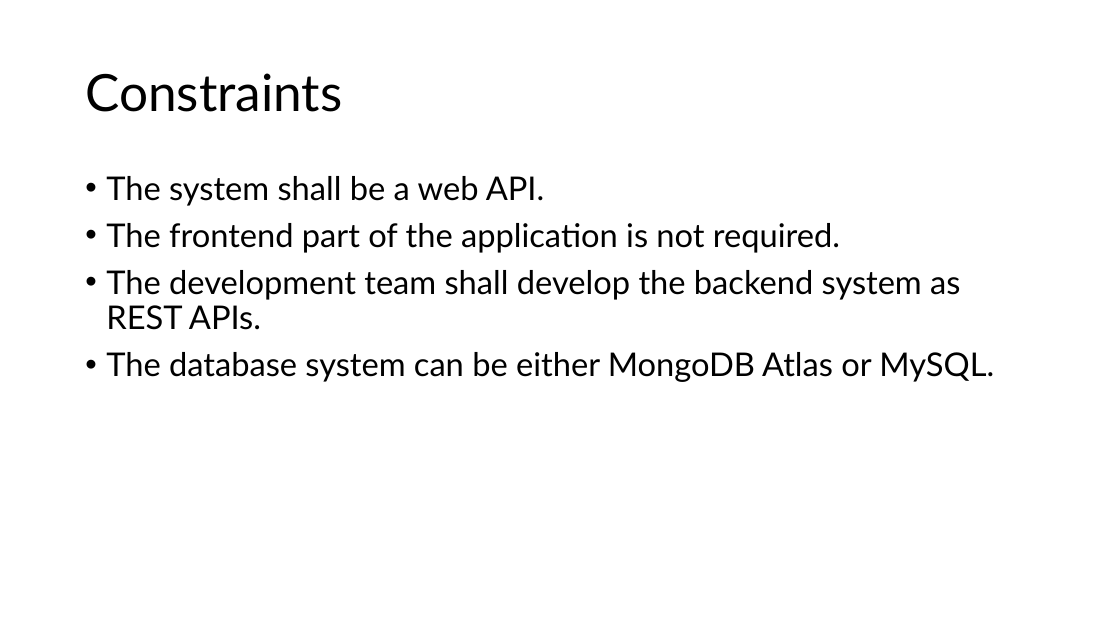
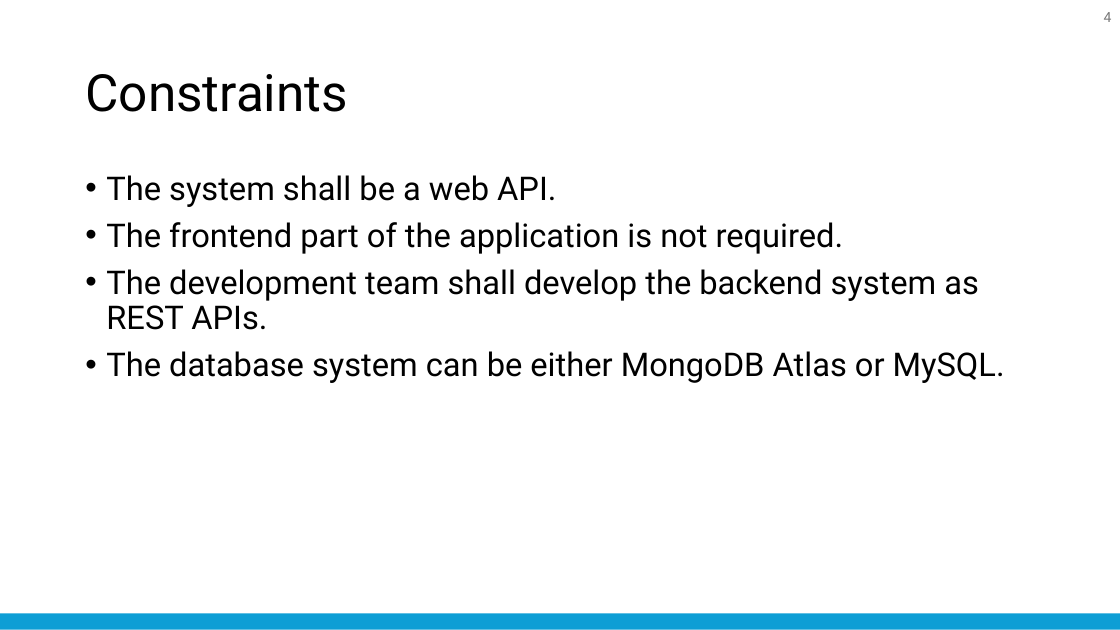
Before and after one commit to nattapong232/DentistBooking, a slide deck: slide 4 of SRS.pptx (slide 6 before the commit). Drawn at 1120x630 pixels with LibreOffice and Linux fonts; fonts in the diff are those of the drawing. Boxes give left, top, right and bottom in pixels: in the first picture for what was removed or moved away, otherwise in the second. Text is boxed around its words. In the diff, an @@ line names an element or a change of style, - is before the commit and + after.

```diff
--- a/SRS.pptx
+++ b/SRS.pptx
@@ page number added at [1104,12,1112,22], 12 pt, text #797979 @@
+4
@@ title "Constraints" at [85,74,348,112]: font Lato to Roboto @@
@@ text "The system shall be a ..." at [106,175,1005,383]: font Lato to Roboto @@
@@ rounded rectangle added at [0,613,1120,629], fill #0E9ED5 @@
```
Also in this commit, not shown: 6 other slides changed, 13 slides added, 3 slides removed, 12 other files.
